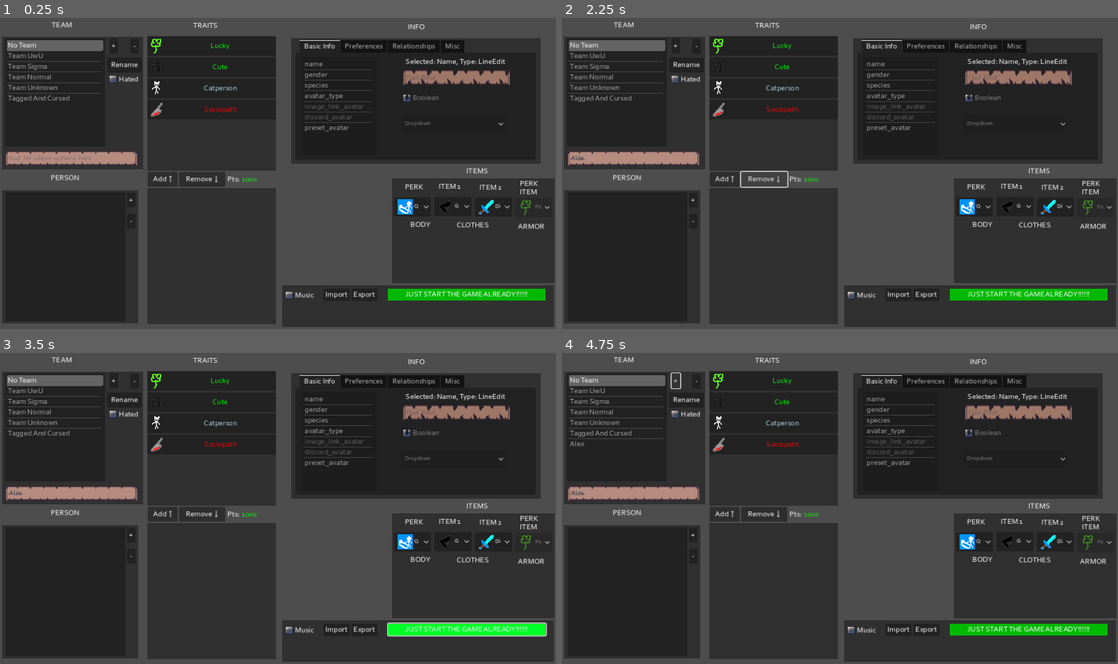
Above: before the commit, frames 1-4 (two rows, left to right).
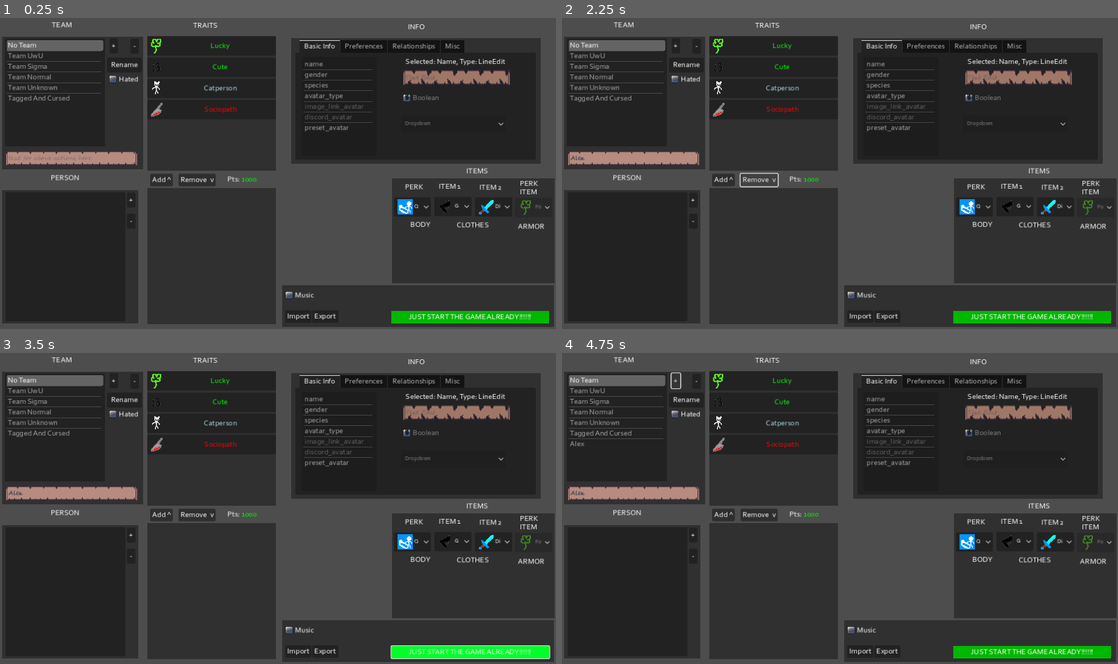
Above: after the commit, the same moments.

Repository: pivinx1/the-progressbar-games
Game: Godot game, scene res://main.tscn
Same seed, same stepped clock (60 frames per second), same inputs: the game is played once before the commit and once after it.
Inputs (mouse positions are in pixels of both pictures, inside the frame that each line leads up to):
- Up to frame 1 (0.25 s): no input
- Up to frame 2 (2.25 s): click (634, 157) at 0.52 s; type "Alex" at 0.6 s; click "Add ↑" (after the commit: "Add ^") at 1.25 s; click "Remove ↓" (after the commit: "Remove v") at 2 s
- Up to frame 3 (3.5 s): click "JUST START THE GAME ALREADY!!…" at 2.75 s
- Up to frame 4 (4.75 s): click "JUST START THE GAME ALREADY!!…" at 3.5 s; click "+" at 4.25 s

The runs differ from the first frame. In frame 1, 2.6% of the frame differs, in the area x 26-99%, y 49-99%; in frame 2, 2.7%; in frame 3, 3.1%; in frame 4, 2.6%.

Commit message:
GUI fix, thank you setap for telling me

Diff:
--- a/main.tscn
+++ b/main.tscn
@@ -181,6 +181,22 @@
 grow_horizontal = 2
 grow_vertical = 2
 metadata/_edit_lock_ = true
+
+[node name="AddTrait" type="Button" parent="."]
+layout_mode = 0
+offset_left = 311.0
+offset_top = 326.0
+offset_right = 358.0
+offset_bottom = 351.0
+text = "Add ^"
+
+[node name="RemoveTrait" type="Button" parent="."]
+layout_mode = 0
+offset_left = 370.0
+offset_top = 326.0
+offset_right = 447.0
+offset_bottom = 351.0
+text = "Remove  v"
 
 [node name="InfoPanel" type="Panel" parent="."]
 layout_mode = 1
@@ -493,22 +509,6 @@
 popup/item_0/icon = ExtResource("31_bknid")
 popup/item_0/id = 0
 
-[node name="AddTrait" type="Button" parent="."]
-layout_mode = 0
-offset_left = 306.0
-offset_top = 322.0
-offset_right = 368.0
-offset_bottom = 353.0
-text = "Add ↑"
-
-[node name="RemoveTrait" type="Button" parent="."]
-layout_mode = 0
-offset_left = 371.0
-offset_top = 322.0
-offset_right = 467.0
-offset_bottom = 353.0
-text = "Remove ↓"
-
 [node name="Decorations" type="Control" parent="."]
 anchors_preset = 0
 offset_right = 40.0
@@ -590,29 +590,36 @@
 
 [node name="Import" type="Button" parent="Panel"]
 layout_mode = 0
-offset_left = 86.0
-offset_top = 6.0
-offset_right = 140.0
-offset_bottom = 31.0
+offset_left = 7.0
+offset_top = 51.0
+offset_right = 61.0
+offset_bottom = 76.0
 text = "Import"
 
 [node name="Export" type="Button" parent="Panel"]
 layout_mode = 0
-offset_left = 144.0
-offset_top = 6.0
-offset_right = 198.0
-offset_bottom = 31.0
+offset_left = 63.0
+offset_top = 51.0
+offset_right = 117.0
+offset_bottom = 76.0
 text = "Export"
 
 [node name="Export2" type="Button" parent="Panel"]
 layout_mode = 0
-offset_left = 220.0
-offset_top = 6.0
-offset_right = 547.0
-offset_bottom = 31.0
+offset_left = 227.0
+offset_top = 53.0
+offset_right = 554.0
+offset_bottom = 78.0
 theme_override_styles/normal = SubResource("StyleBoxFlat_pibdy")
 theme_override_styles/hover = SubResource("StyleBoxFlat_kdeen")
 text = "JUST START THE GAME ALREADY!!!!!!"
+
+[node name="HSeparator" type="HSeparator" parent="Panel"]
+layout_mode = 0
+offset_left = 4.0
+offset_top = 37.0
+offset_right = 562.0
+offset_bottom = 41.0
 
 [connection signal="team_button_pressed" from="Teams" to="Person" method="_on_team_button_pressed"]
 [connection signal="pressed" from="Teams/Add" to="Teams" method="_on_team_add_pressed"]
